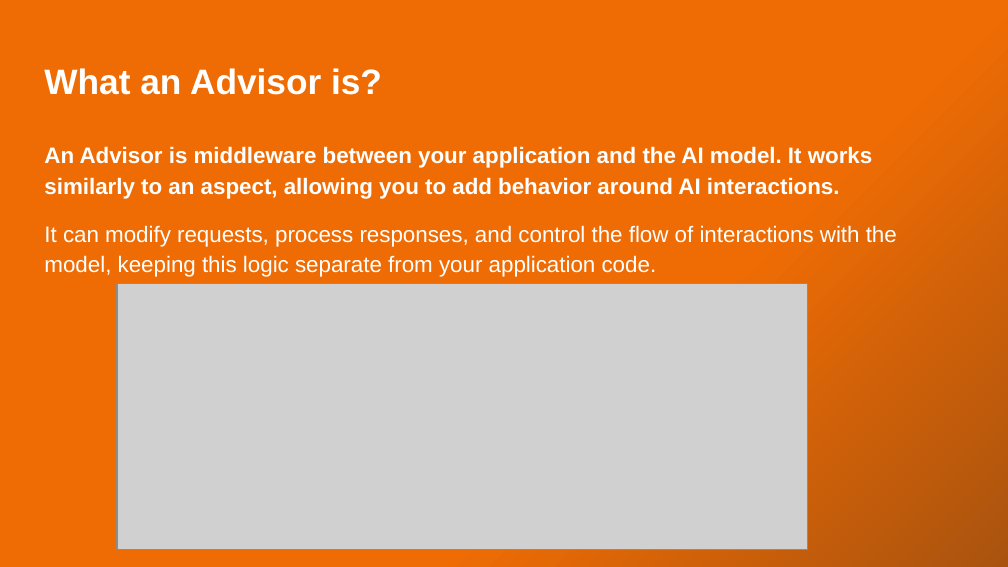
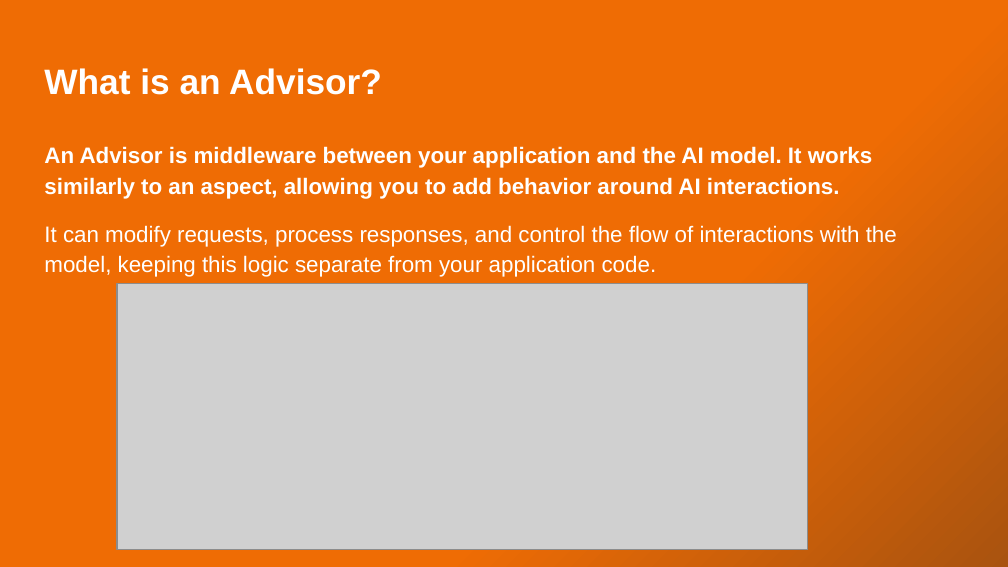
Before and after one commit to xkondix/ai-agents-JAVA-SPRING, a slide deck: slide 25 of presentations/The Agent Is a Loop .pptx. Drawn at 1008x567 pixels with LibreOffice and Linux fonts; fonts in the diff are those of the drawing; grey boxes stand for pictures. Boxes give left, top, right and bottom in pixels: in the first picture for what was removed or moved away, otherwise in the second. Text is boxed around its words. In the diff, an @@ line names an element or a change of style, - is before the commit and + after.

```diff
--- a/presentations/The Agent Is a Loop .pptx
+++ b/presentations/The Agent Is a Loop .pptx
@@ title at <box>44,68,382,95</box>: text changed @@
-What an Advisor is?
+What is an Advisor?
```
Also in this commit, not shown: 16 other slides changed, 2 slides added, 1 slide removed, 26 other files.
